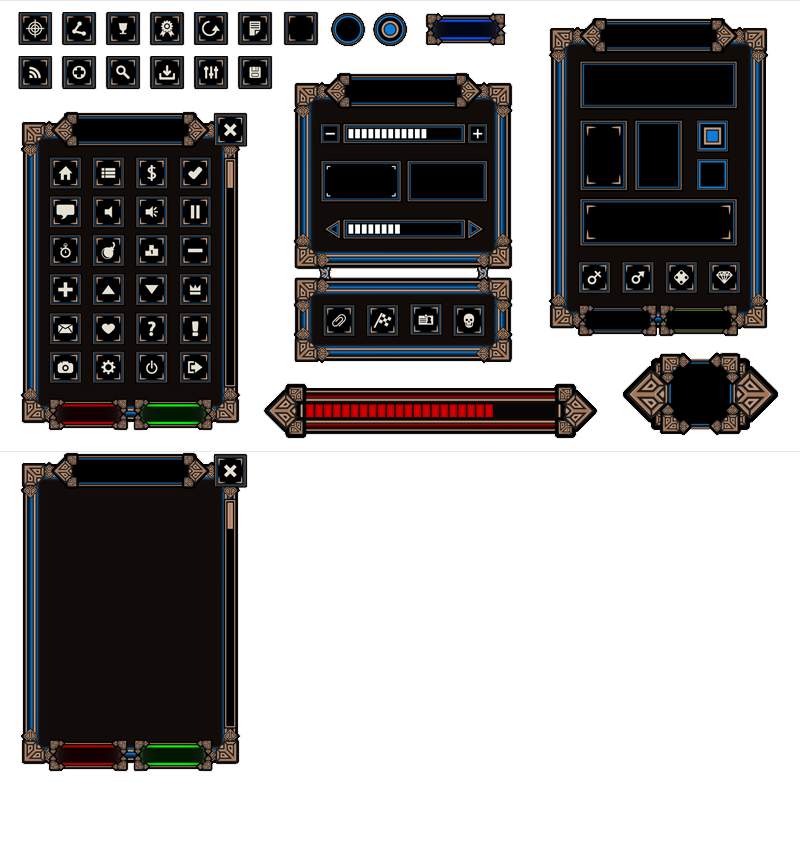
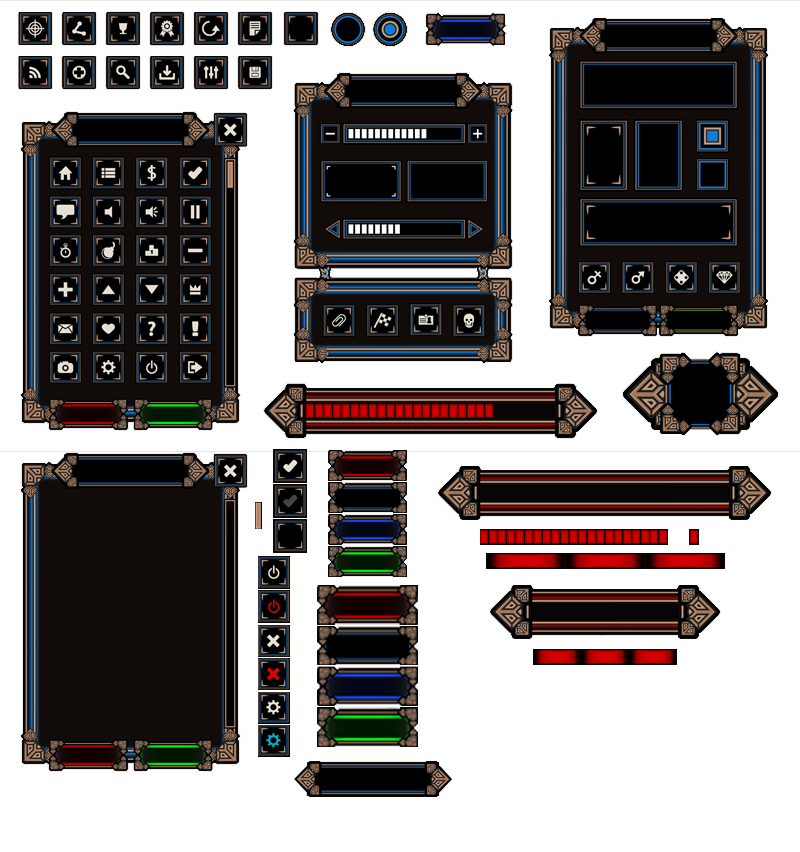
Layered file, before and after one edit (800x852). Changes by layer:
added layer "Offline copy" above "Idle copy" over [317,585,418,625]
added layer "Idle copy" above "Hover copy" over [317,626,418,665]
added layer "Hover copy" above "Click copy" over [317,665,418,706]
added layer "Click copy" above "Offline" over [317,707,418,747]
added layer "Offline" above "Idle" over [328,450,407,481]
added layer "Idle" above "Hover" over [328,482,407,513]
added layer "Hover" above "Click" over [328,513,407,545]
added layer "Click" above "Slider" over [328,546,407,577]
added layer "Big HP 3" above "Big Hp 2" over [645,553,725,569]
added layer "Big Hp 2" above "Big HP 1" over [566,553,645,569]
added layer "Big HP 1" above "1 Hp" over [486,553,566,569]
added layer "Small Health Bar" above "Lots of HP" over [490,585,721,639]
added layer "Lots of HP" above "Health Bar" over [480,529,668,545]
added layer "Health Bar" above "Full Tick" over [438,466,772,520]
added layer "Full Tick" above "Semi tick" over [273,449,307,483]
added layer "Semi tick" above "Void Tick" over [273,484,307,518]
added layer "Void Tick" above "Panel" over [273,519,307,553]
added layer "Panel" above "ShutDown Hover 2" over [294,761,452,797]
added layer "ShutDown Hover" above "ShutDown" over [258,590,290,623]
added layer "ShutDown" above "Exit Hover 2" over [258,556,290,589]
added layer "Exit Hover" above "Exit" over [258,658,290,690]
added layer "Exit" above "Settings Hover 2" over [258,625,290,657]
added layer "Settings Hover" above "Settings" over [258,725,290,757]
added layer "Settings" above "CUrrent" over [258,692,290,724]
…and 9 more changes (8 added, 1 painted)
